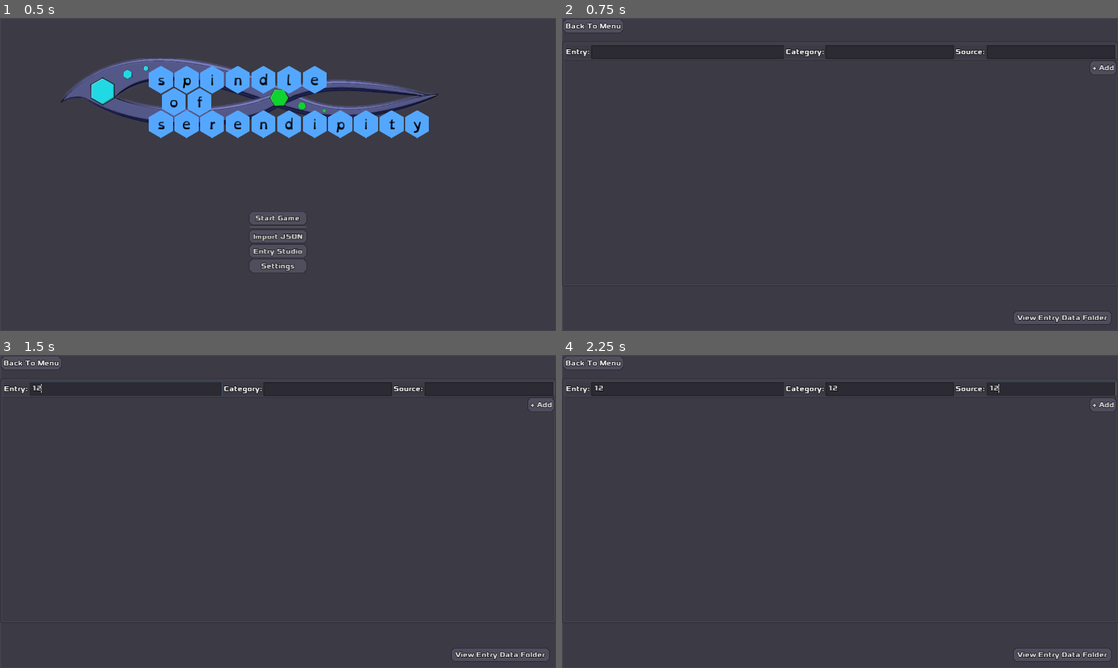
Above: before the commit, frames 1-4 (two rows, left to right).
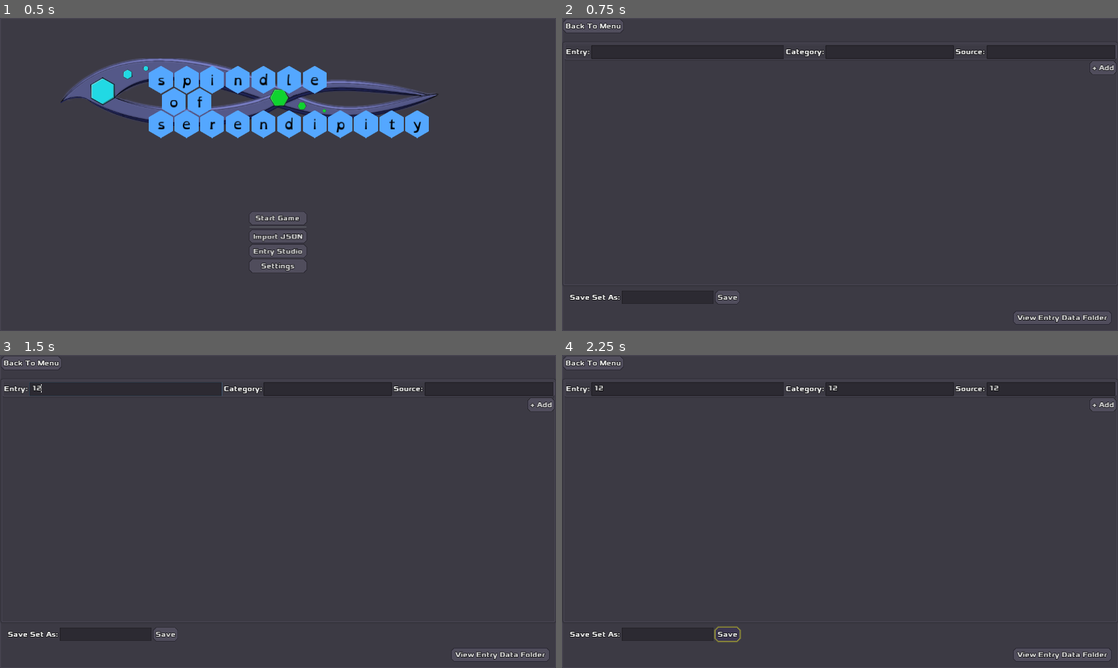
Above: after the commit, the same moments.

Repository: zacryol/spindle-of-serendipity
Game: Godot game, scene res://game/menus/MainMenu.tscn
Same seed, same stepped clock (60 frames per second), same inputs: the game is played once before the commit and once after it.
Inputs (mouse positions are in pixels of both pictures, inside the frame that each line leads up to):
- Up to frame 1 (0.5 s): no input
- Up to frame 2 (0.75 s): click "Entry Studio" at 0.5 s
- Up to frame 3 (1.5 s): click (127, 389) at 1.27 s; type "12" at 1.35 s
- Up to frame 4 (2.25 s): click (890, 389) at 1.5 s; type "12" at 1.58 s; click (1051, 389) at 1.73 s; type "12" at 1.82 s; click (728, 633) at 2 s, where only the run after the commit has a clickable "Save"

Frame 1 is identical in both runs. In frame 2, 0.2% of the frame differs, in the area x 1-32%, y 87-92%; in frame 3, 0.2%; in frame 4, 0.4%, in the area x 1-100%, y 8-92%.

Commit message:
Setting up some stuff to save entries

Diff:
--- a/godot/game/menus/ESSingle.gd
+++ b/godot/game/menus/ESSingle.gd
@@ -1,5 +1,20 @@
 extends PanelContainer
 
+onready var entry_label := $HBoxContainer/Label as Label
+onready var cat_label := $HBoxContainer/Label2 as Label
+onready var sou_label := $HBoxContainer/Label3 as Label
 
-func _ready():
+func _ready() -> void:
 	pass
+
+
+func get_text() -> String:
+	return entry_label.text
+
+
+func get_category() -> String:
+	return cat_label.text
+
+
+func get_source() -> String:
+	return sou_label.text
--- a/godot/game/menus/EntryStudio.gd
+++ b/godot/game/menus/EntryStudio.gd
@@ -29,3 +29,11 @@
 
 func _on_MenuButton_pressed() -> void:
 	get_tree().change_scene("res://game/menus/MainMenu.tscn")
+
+
+func _on_SaveButton_pressed() -> void:
+	for line in vbox.get_children():
+		if line is Button:
+			continue
+
+		assert(line is PanelContainer)
--- a/godot/game/menus/EntryStudio.tscn
+++ b/godot/game/menus/EntryStudio.tscn
@@ -86,6 +86,35 @@
 __meta__ = {
 "_edit_use_anchors_": false
 }
+
+[node name="SaveBit" type="HBoxContainer" parent="PC/VBox/Control2"]
+margin_left = 15.0
+margin_top = 9.0
+margin_right = 406.0
+margin_bottom = 40.0
+__meta__ = {
+"_edit_group_": true,
+"_edit_use_anchors_": false
+}
+
+[node name="Label" type="Label" parent="PC/VBox/Control2/SaveBit"]
+margin_top = 5.0
+margin_right = 119.0
+margin_bottom = 26.0
+text = "Save Set As:"
+
+[node name="LineEdit" type="LineEdit" parent="PC/VBox/Control2/SaveBit"]
+margin_left = 123.0
+margin_right = 330.0
+margin_bottom = 31.0
+size_flags_horizontal = 3
+
+[node name="SaveButton" type="Button" parent="PC/VBox/Control2/SaveBit"]
+margin_left = 334.0
+margin_right = 391.0
+margin_bottom = 31.0
+text = "Save"
 [connection signal="pressed" from="PC/VBox/Control/MenuButton" to="." method="_on_MenuButton_pressed"]
 [connection signal="pressed" from="PC/VBox/Main/Scroll/VBox/AddButton" to="." method="_on_AddButton_pressed"]
 [connection signal="pressed" from="PC/VBox/Control2/FolderButton" to="." method="_on_FolderButton_pressed"]
+[connection signal="pressed" from="PC/VBox/Control2/SaveBit/SaveButton" to="." method="_on_SaveButton_pressed"]
